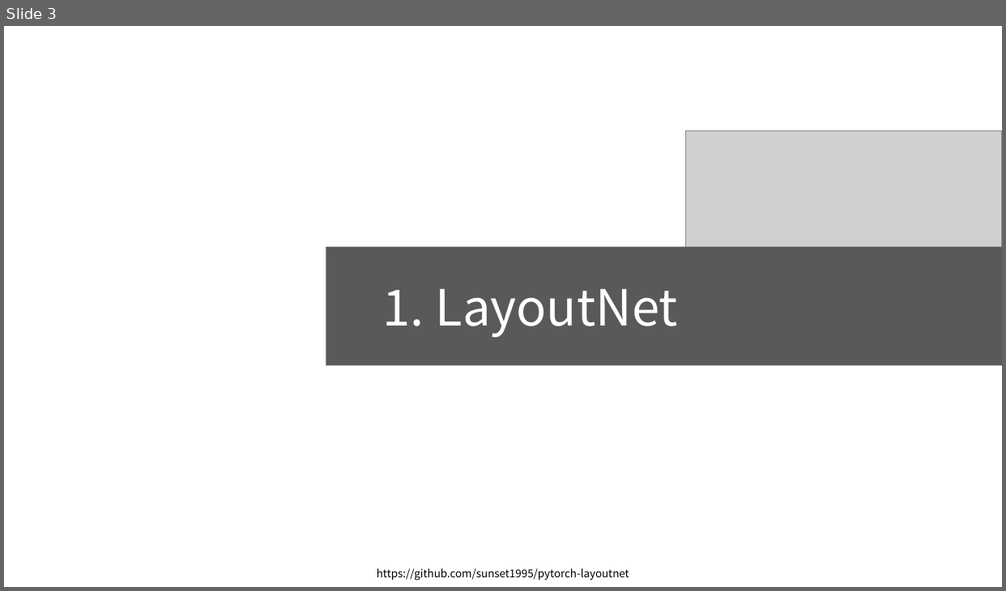
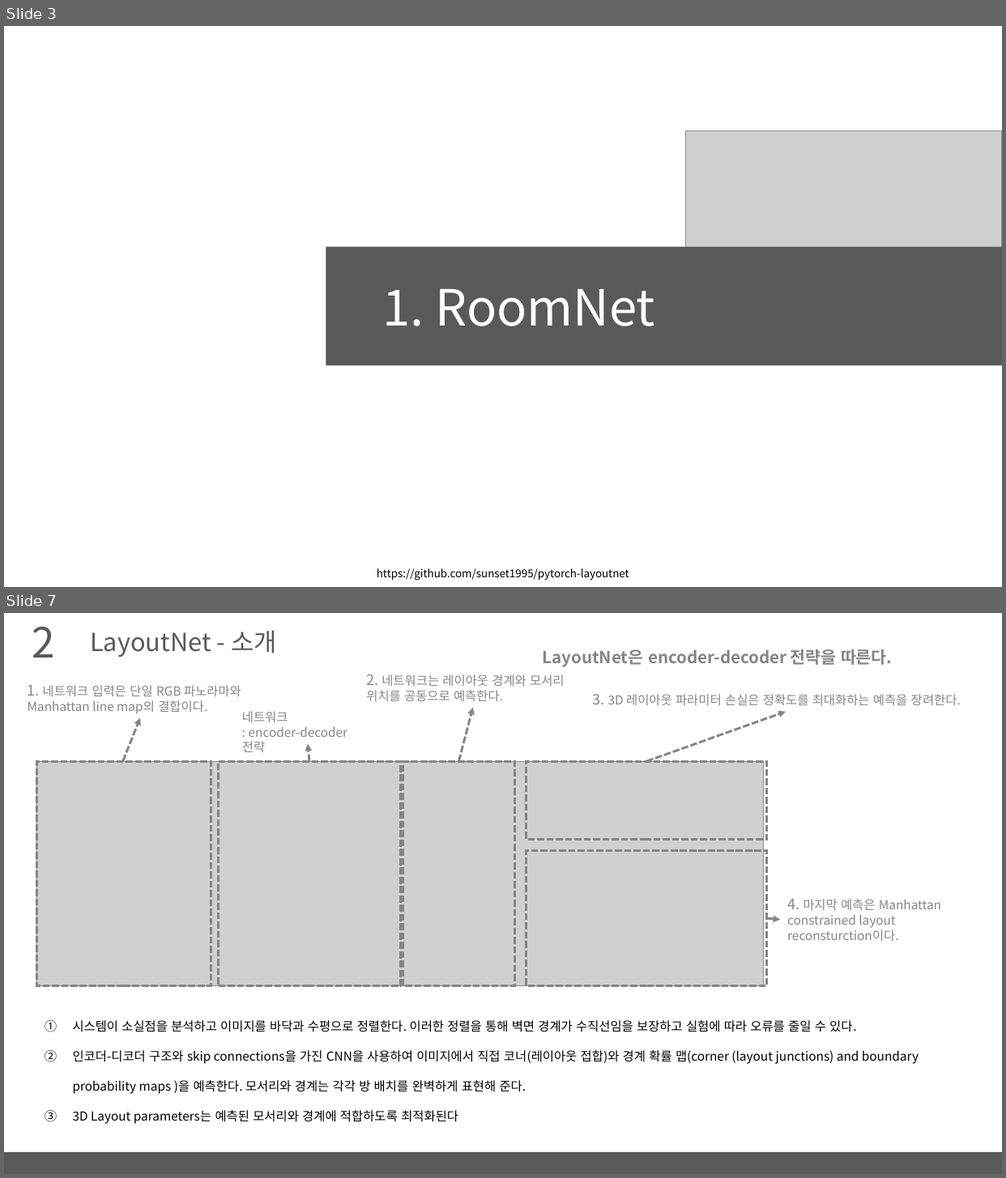
Before and after one commit to arittung/3D_Room_Layout_estimation, a slide deck: LayoutNet-HorizonNet-HoHoNet 정리.pptx. Shown one above the other, each under a label of ours: slide 3 before the commit, slides 3 and 7 after it; the slides between them are not shown. The pictures are 1006x591 and 1006x1178 pixels, drawn with LibreOffice and Linux fonts; fonts in the diff are those of the drawing; grey boxes stand for pictures. Boxes give left, top, right and bottom in pixels: in the first picture for what was removed or moved away, otherwise in the second. Text is boxed around its words. In the diff, an @@ line names an element or a change of style, - is before the commit and + after.

Commit message:
add layoutnet 정리

```diff
--- a/LayoutNet-HorizonNet-HoHoNet 정리.pptx
+++ b/LayoutNet-HorizonNet-HoHoNet 정리.pptx
@@ slide 7 added at bbox=[4, 613, 1002, 1174], background #FFFFFF @@
@@ text added at bbox=[32, 626, 55, 658], 40 pt, text #595959 @@
+2
@@ text added at bbox=[90, 630, 277, 657], 24 pt, text #595959 @@
+LayoutNet - 소개
@@ text added at bbox=[543, 649, 892, 667], 16 pt, text #858585, bold @@
+LayoutNet은 encoder-decoder 전략을 따른다.
@@ text added at bbox=[27, 685, 241, 714], 12 pt, text #858585 @@
+1. 네트워크 입력은 단일 RGB 파노라마와 Manhattan line map의 결합이다.
@@ text added at bbox=[366, 674, 564, 701], 12 pt, text #858585 @@
+2. 네트워크는 레이아웃 경계와 모서리 위치를 공동으로 예측한다.
@@ arrow added from (459, 761) to (473, 707), #858585 2.25 pt dashed @@
@@ text added at bbox=[592, 694, 961, 705], 12 pt, text #858585 @@
+3. 3D 레이아웃 파라미터 손실은 정확도를 최대화하는 예측을 장려한다.
@@ arrow added from (123, 761) to (140, 717), #858585 2.25 pt dashed @@
@@ text added at bbox=[242, 711, 348, 752], 12 pt, text #858585 @@
+네트워크
+: encoder-decoder 전략
@@ arrow added from (646, 761) to (786, 712), #858585 2.25 pt dashed @@
@@ arrow added from (309, 761) to (308, 744), #858585 2.25 pt dashed @@
@@ picture added at bbox=[37, 761, 763, 986] @@
@@ rectangle added at bbox=[37, 761, 211, 986], outline #858585 2.25 pt dashed @@
@@ rectangle added at bbox=[218, 761, 401, 986], outline #858585 2.25 pt dashed @@
@@ rectangle added at bbox=[403, 761, 514, 986], outline #858585 2.25 pt dashed @@
@@ rectangle added at bbox=[526, 761, 768, 840], outline #858585 2.25 pt dashed @@
@@ rectangle added at bbox=[526, 851, 768, 986], outline #858585 2.25 pt dashed @@
@@ text added at bbox=[787, 899, 941, 941], 12 pt, text #858585 @@
+4. 마지막 예측은 Manhattan constrained layout reconsturction이다.
@@ arrow added from (767, 918) to (780, 920), #858585 2.25 pt dashed @@
@@ text added at bbox=[73, 1020, 918, 1124], 12 pt, text #000000 @@
+1. 시스템이 소실점을 분석하고 이미지를 바닥과 수평으로 정렬한다. 이러한 정렬을 통해 벽면 경계가 수직선임을 보장하고 실험에 따라 오류를 줄일 수 있다.
+2. 인코더-디코더 구조와 skip connections을 가진 CNN을 사용하여 이미지에서 직접 코너(레이아웃 접합)와 경계 확률 맵(corner (layout junctions) and boundary probability maps )을 예측한다. 모서리와 경계는 각각 방 배치를 완벽하게 표현해 준다.
+3. 3D Layout parameters는 예측된 모서리와 경계에 적합하도록 최적화된다
@@ rectangle added at bbox=[4, 1152, 1002, 1174], fill #595959 @@
@@ slide 3 changed as well @@
@@ text at bbox=[383, 289, 655, 327]: text changed @@
-1. LayoutNet
+1. RoomNet
```
Also in this commit, not shown: 15 other slides changed, 11 other slides added, 2 other files.
